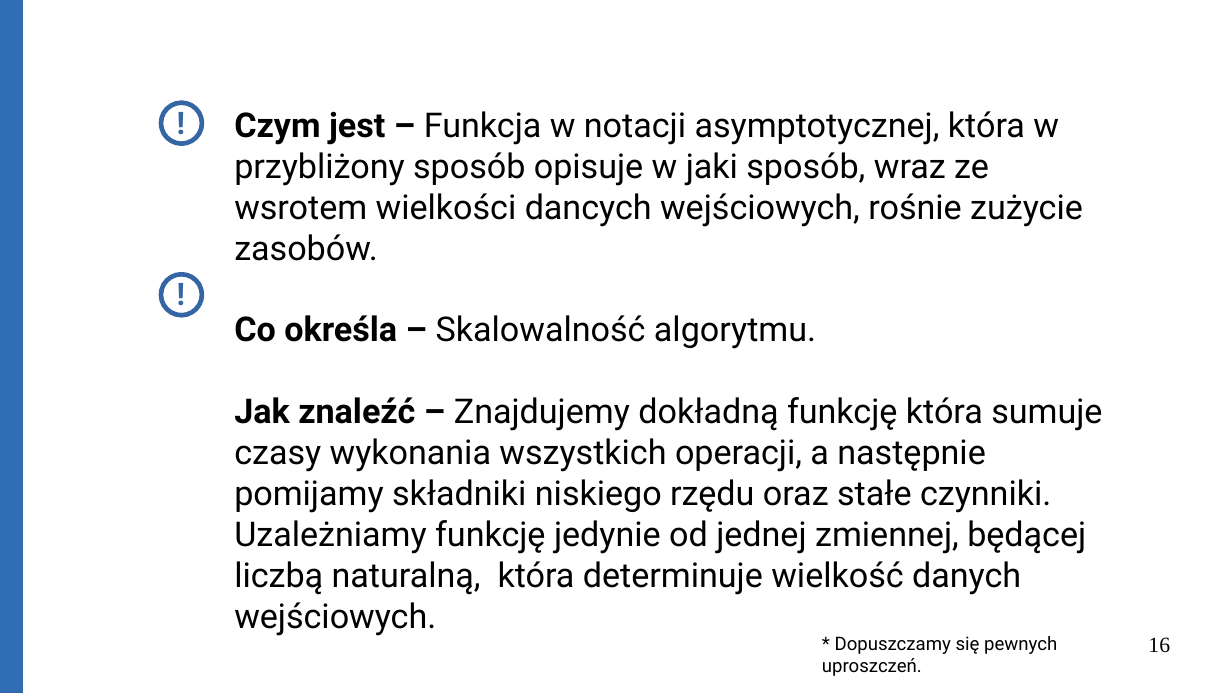
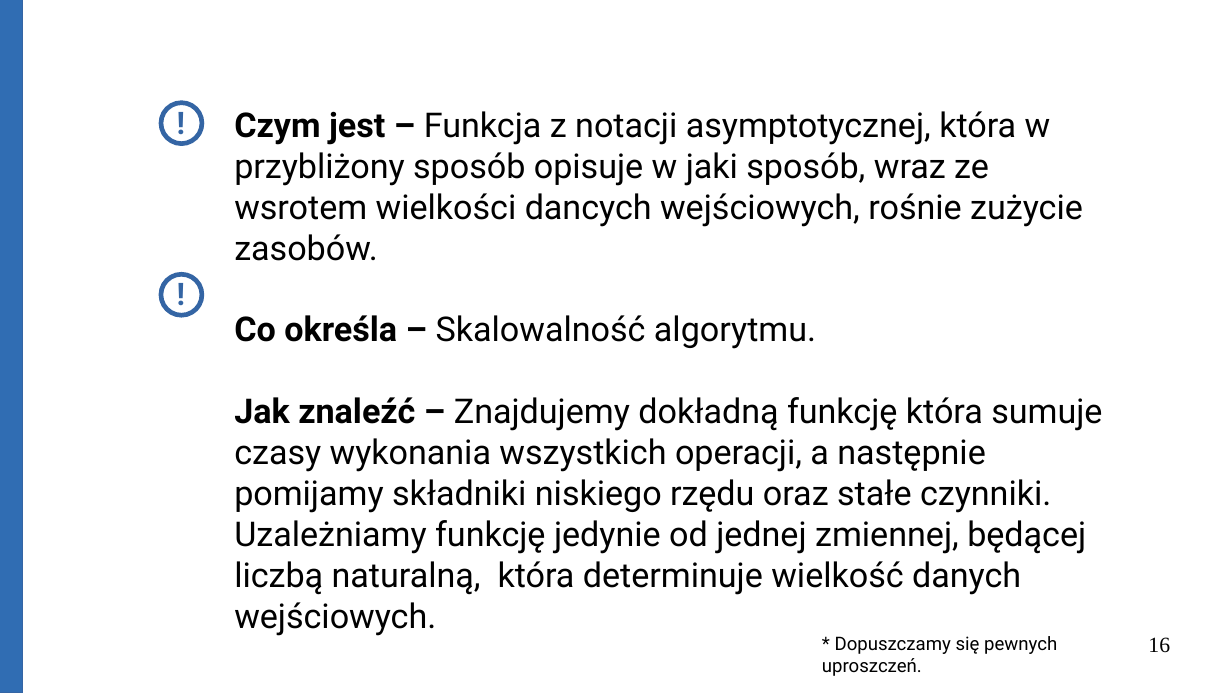
Before and after one commit to Michael-Wisniewski/algorithmic-workshop, a slide deck: slide 16 of Big_O.odp. Drawn at 1232x693 pixels with LibreOffice and Linux fonts; fonts in the diff are those of the drawing. Boxes give left, top, right and bottom in pixels: in the first picture for what was removed or moved away, otherwise in the second. Text is boxed around its words. In the diff, an @@ line names an element or a change of style, - is before the commit and + after.

```diff
--- a/Big_O.odp
+++ b/Big_O.odp
@@ text at bbox=[234, 111, 1083, 261]: text changed @@
-Czym jest – Funkcja w notacji asymptotycznej, która w przybliżony sposób opisuje w jaki sposób, wraz ze wsrotem wielkości dancych wejściowych, rośnie zużycie zasobów.
+Czym jest – Funkcja z notacji asymptotycznej, która w przybliżony sposób opisuje w jaki sposób, wraz ze wsrotem wielkości dancych wejściowych, rośnie zużycie zasobów.
```
Also in this commit, not shown: 19 other slides changed, 3 slides added, 1 slide removed, 2 other files.
